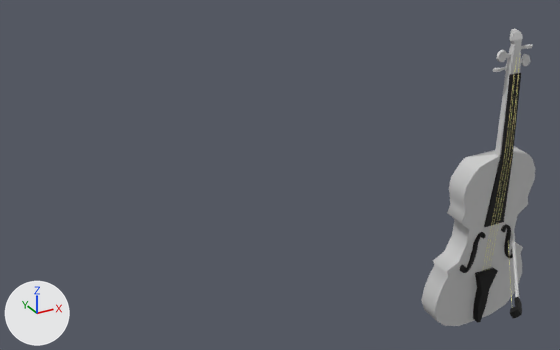
What one commit did to the FBX model Assets/Models/violonarchet.FBX.
Before and after are seen from a 50 mm lens placed at (-0.611, -2.4, 1.019), pointed at (0.489, -0.399, 0.018). The lights are fixed; the arrows at lower left show +X, +Y and +Z. Where no turn or scale is listed for an object, it has been applied to the vertices.
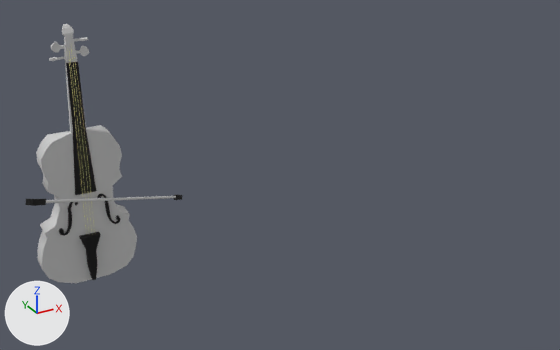
ob_archet is not drawn itself; it is the parent of ob_basearchet, ob_bouts, ob_corde.
ob_violon is not drawn itself; it is the parent of ob_detailsnoirs.

Patch to the scene script:
```diff
--- a/Assets/Models/violonarchet.FBX.py
+++ b/Assets/Models/violonarchet.FBX.py
@@ ob_box008 @@
 ob_box008 = bpy.data.objects.new('Box008', me_mesh_008)
-ob_box008.location = (0.93, -0.923, 0.191)
+ob_box008.location = (-0.031, 0.028, 0.12)
@@ ob_corps @@
 ob_corps = bpy.data.objects.new('corps', me_mesh_005)
-ob_corps.location = (0.934, -0.833, -0.104)
+ob_corps.location = (-0.027, 0.119, -0.175)
@@ ob_box009 @@
 ob_box009 = bpy.data.objects.new('Box009', me_mesh_009)
-ob_box009.location = (0.932, -0.882, -0.297)
+ob_box009.location = (-0.029, 0.069, -0.368)
@@ ob_archet @@
 ob_archet = bpy.data.objects.new('archet', None)
-ob_archet.parent = ob_vilonarchet
-ob_archet.location = (0.0, 0.0, -7.012)
+ob_archet.parent = ob_violonarchet
+ob_archet.location = (0.052, -0.0656, -7.012)
+ob_archet.rotation_euler = (0.0, 0.611, -0.262)  # degrees (0, 35, -15)
@@ ob_violon @@
 ob_violon = bpy.data.objects.new('violon', None)
-ob_violon.parent = ob_vilonarchet
-ob_violon.location = (-4.613, -0.865, 0.0)
+ob_violon.parent = ob_violonarchet
+ob_violon.location = (-4.561, -0.931, 0.0)
@@ ob_box006 @@
 ob_box006 = bpy.data.objects.new('Box006', me_mesh_006)
-ob_box006.location = (1.003, -0.892, -0.12)
+ob_box006.location = (0.042, 0.06, -0.19)
@@ ob_cordes @@
 ob_cordes = bpy.data.objects.new('cordes', me_mesh_004)
-ob_cordes.location = (0.916, -0.951, 0.432)
+ob_cordes.location = (-0.045, 0.001, 0.361)
@@ ob_violonarchet @@
+ob_violonarchet = bpy.data.objects.new('violonarchet', None)
+ob_violonarchet.location = (0.0879, 0.0881, 0.0)
+ob_violonarchet.scale = (0.0254, 0.0254, 0.0254)
```

What differs and where, as boxes (x1, y1, x2, y2) in the pictures (560 x 350 px):
'corps', moved: before (421, 29, 535, 326); after (36, 24, 137, 283)
'Box008', moved: before (484, 73, 521, 227); after (66, 62, 97, 195)
'Box009', moved: before (473, 267, 498, 323); after (79, 232, 101, 280)
'baseArchet', moved, turned: before (511, 233, 519, 298); after (46, 196, 176, 203)
'cordes', moved: before (482, 57, 520, 272); after (69, 50, 95, 235)
'Box007', moved: before (460, 232, 486, 273); after (59, 202, 78, 236)
'Box006', moved: before (501, 224, 513, 259); after (97, 194, 120, 224)
'Object003', moved, turned: before (510, 297, 522, 318); after (25, 199, 46, 206)
'Object002', moved, turned (not visible before): after (174, 195, 182, 200)
'corde', moved, turned (not visible afterwards): before (508, 243, 512, 303)
